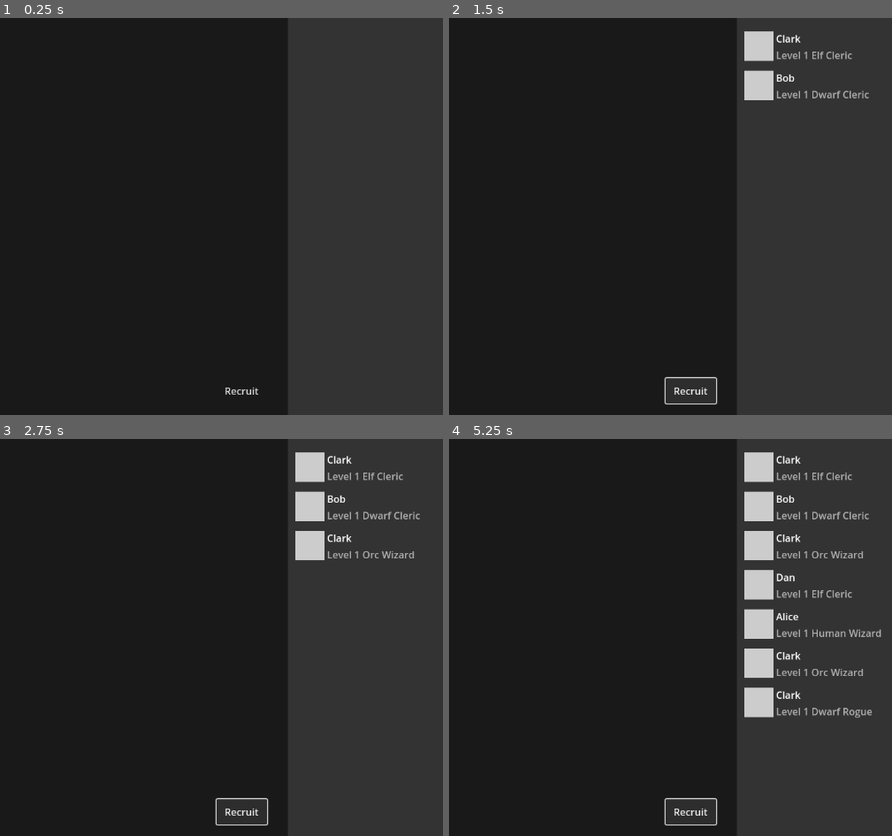
Above: before the commit, frames 1-4 (two rows, left to right).
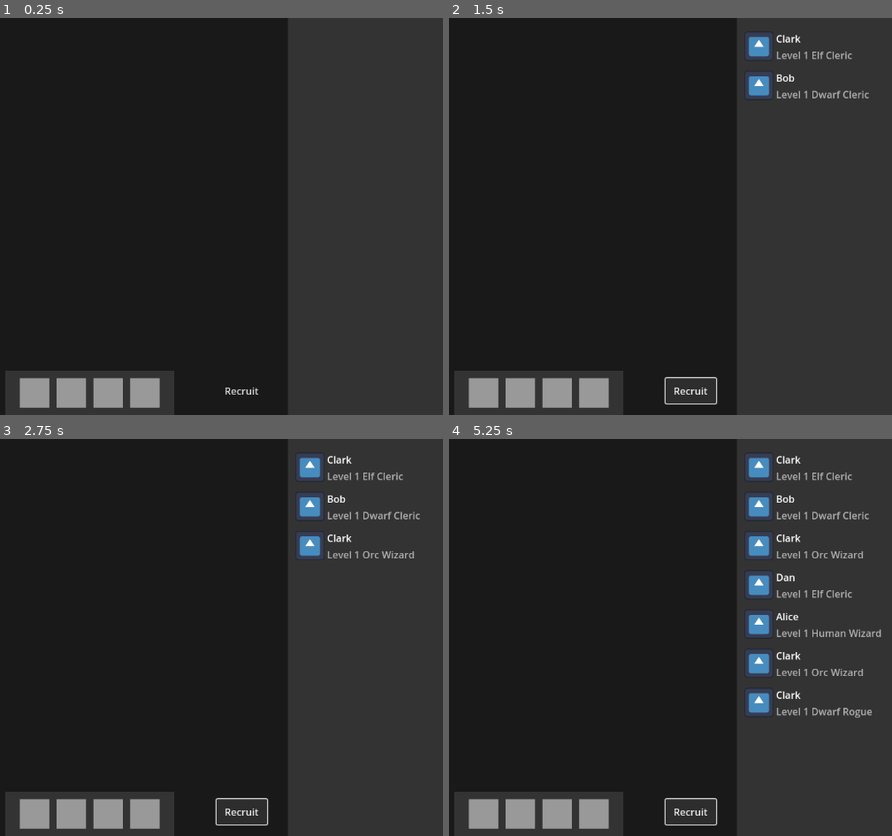
Above: after the commit, the same moments.

Repository: lfs48/adventurers-guild
Game: Godot game, scene res://scenes/main.tscn
Two runs of this game, one before a commit and one after it. Both use one fixed random seed, a clock stepped at 60 frames per second and the inputs below. The engine's default icon, where the game draws it, is replaced by a stand-in: a white triangle on a blue panel in a dark square.
Inputs:
- Up to frame 1 (0.25 s): no input
- Up to frame 2 (1.5 s): click "Recruit" at 0.5 s; click "Recruit" at 1.25 s
- Up to frame 3 (2.75 s): click "Recruit" at 2 s
- Up to frame 4 (5.25 s): tap Enter at 2.75, 4.25 s; tap Space at 3.5, 5 s

The runs differ from the first frame. In frame 1, 4.2% of the frame differs, in the area x 1-40%, y 88-100%; in frame 2, 5.2%; in frame 3, 5.7%; in frame 4, 7.7%, in the area x 1-74%, y 3-100%.

Commit message:
feat: implement dragging-and-dropping adventurers from roster to embark slots

Diff:
--- /dev/null
+++ b/scenes/embark_adv_slot.tscn
@@ -0,0 +1,21 @@
+[gd_scene load_steps=3 format=3 uid="uid://csu5kxgn0bp1a"]
+
+[ext_resource type="Script" path="res://scripts/embark_adv_slot.gd" id="1_dav26"]
+
+[sub_resource type="StyleBoxFlat" id="StyleBoxFlat_jmtk6"]
+
+[node name="EmbarkAdvSlot" type="TextureRect"]
+custom_minimum_size = Vector2(48, 48)
+expand_mode = 1
+script = ExtResource("1_dav26")
+
+[node name="Panel" type="Panel" parent="."]
+show_behind_parent = true
+layout_mode = 1
+anchors_preset = 15
+anchor_right = 1.0
+anchor_bottom = 1.0
+grow_horizontal = 2
+grow_vertical = 2
+mouse_filter = 1
+theme_override_styles/panel = SubResource("StyleBoxFlat_jmtk6")
--- a/scenes/main.tscn
+++ b/scenes/main.tscn
@@ -1,9 +1,14 @@
-[gd_scene load_steps=4 format=3 uid="uid://db2u702i46ga5"]
+[gd_scene load_steps=7 format=3 uid="uid://db2u702i46ga5"]
 
 [ext_resource type="Script" path="res://scripts/roster_rows_container.gd" id="1_yd368"]
 [ext_resource type="Script" path="res://scripts/adventurer_manager.gd" id="2_r1xka"]
+[ext_resource type="PackedScene" uid="uid://csu5kxgn0bp1a" path="res://scenes/embark_adv_slot.tscn" id="2_vqvbt"]
+[ext_resource type="PackedScene" uid="uid://c7bguwmg8m85" path="res://scenes/dungeon.tscn" id="4_jtvbv"]
 
 [sub_resource type="StyleBoxFlat" id="StyleBoxFlat_a13an"]
+bg_color = Color(0.2, 0.2, 0.2, 1)
+
+[sub_resource type="StyleBoxFlat" id="StyleBoxFlat_00cg3"]
 bg_color = Color(0.2, 0.2, 0.2, 1)
 
 [node name="Game" type="Node"]
@@ -47,6 +52,43 @@
 theme_override_constants/separation = 12
 script = ExtResource("1_yd368")
 
+[node name="EmbarkPanel" type="PanelContainer" parent="UI"]
+anchors_preset = 7
+anchor_left = 0.5
+anchor_top = 1.0
+anchor_right = 0.5
+anchor_bottom = 1.0
+offset_left = -138.0
+offset_top = -72.0
+offset_right = 138.0
+grow_horizontal = 2
+grow_vertical = 0
+theme_override_styles/panel = SubResource("StyleBoxFlat_00cg3")
+
+[node name="MarginContainer" type="MarginContainer" parent="UI/EmbarkPanel"]
+layout_mode = 2
+theme_override_constants/margin_left = 24
+theme_override_constants/margin_top = 12
+theme_override_constants/margin_right = 24
+theme_override_constants/margin_bottom = 12
+
+[node name="HBoxContainer" type="HBoxContainer" parent="UI/EmbarkPanel/MarginContainer"]
+layout_mode = 2
+size_flags_horizontal = 4
+theme_override_constants/separation = 12
+
+[node name="EmbarkAdvSlot" parent="UI/EmbarkPanel/MarginContainer/HBoxContainer" instance=ExtResource("2_vqvbt")]
+layout_mode = 2
+
+[node name="EmbarkAdvSlot2" parent="UI/EmbarkPanel/MarginContainer/HBoxContainer" instance=ExtResource("2_vqvbt")]
+layout_mode = 2
+
+[node name="EmbarkAdvSlot3" parent="UI/EmbarkPanel/MarginContainer/HBoxContainer" instance=ExtResource("2_vqvbt")]
+layout_mode = 2
+
+[node name="EmbarkAdvSlot4" parent="UI/EmbarkPanel/MarginContainer/HBoxContainer" instance=ExtResource("2_vqvbt")]
+layout_mode = 2
+
 [node name="ColorRect" type="ColorRect" parent="."]
 anchors_preset = 15
 anchor_right = 1.0
@@ -58,4 +100,12 @@
 [node name="AdventurerManager" type="Node" parent="."]
 script = ExtResource("2_r1xka")
 
+[node name="Dungeon" parent="." instance=ExtResource("4_jtvbv")]
+
+[node name="EmbarkAdvSlot" parent="." instance=ExtResource("2_vqvbt")]
+offset_left = 365.0
+offset_top = 264.0
+offset_right = 413.0
+offset_bottom = 312.0
+
 [connection signal="button_down" from="UI/RecruitButton" to="AdventurerManager" method="_on_recruit_button_button_down"]
--- a/scenes/roster_row.tscn
+++ b/scenes/roster_row.tscn
@@ -1,6 +1,7 @@
-[gd_scene load_steps=2 format=3 uid="uid://sv0u6etk6ej7"]
+[gd_scene load_steps=3 format=3 uid="uid://sv0u6etk6ej7"]
 
 [ext_resource type="Script" path="res://scripts/roster_row.gd" id="1_yo65y"]
+[ext_resource type="Texture2D" uid="uid://oh10cx1dpoi0" path="res://icon.svg" id="2_ymia1"]
 
 [node name="RosterRow" type="MarginContainer"]
 custom_minimum_size = Vector2(0, 32)
@@ -11,11 +12,12 @@
 [node name="HBoxContainer" type="HBoxContainer" parent="."]
 layout_mode = 2
 
-[node name="ColorRect" type="ColorRect" parent="HBoxContainer"]
+[node name="AdventurerIcon" type="TextureRect" parent="HBoxContainer"]
 custom_minimum_size = Vector2(48, 48)
 layout_mode = 2
 size_flags_vertical = 0
-color = Color(0.8, 0.8, 0.8, 1)
+texture = ExtResource("2_ymia1")
+expand_mode = 1
 
 [node name="VBoxContainer" type="VBoxContainer" parent="HBoxContainer"]
 layout_mode = 2
--- a/scripts/adventurer.gd
+++ b/scripts/adventurer.gd
@@ -6,6 +6,7 @@
 @export var adv_class: String
 @export var level: int
 @export var race: String
+@export var icon: Texture2D
 
 var names = ["Alice", "Bob", "Clark", "Dan"]
 var classes = ["Fighter", "Rogue", "Cleric", "Wizard"]
@@ -16,6 +17,7 @@
 	adv_class = classes.pick_random()
 	race = races.pick_random()
 	level = 1
+	icon = load("res://icon.svg")
 
 func recruit_adventurer(name:String) -> void:
 	var adv = {
--- /dev/null
+++ b/scripts/embark_adv_slot.gd
@@ -0,0 +1,10 @@
+class_name EmbarkAdvSlot
+
+extends TextureRect
+
+func _can_drop_data(_pos, data:Variant) -> bool:
+	return data is Adventurer
+
+func _drop_data(_pos, data:Variant) -> void:
+	if data is Adventurer:
+		texture = data.icon
--- a/scripts/roster_row.gd
+++ b/scripts/roster_row.gd
@@ -1,6 +1,15 @@
 extends MarginContainer
 
+var adv:Adventurer
+
 func set_adventurer(adventurer:Adventurer):
-	$HBoxContainer/VBoxContainer/AdventurerName.text = adventurer.adv_name
-	var info = "Level " + str(adventurer.level) + " " + adventurer.race + " " + adventurer.adv_class
+	adv = adventurer
+	set_text()
+
+func set_text() -> void:
+	$HBoxContainer/VBoxContainer/AdventurerName.text = adv.adv_name
+	var info = "Level " + str(adv.level) + " " + adv.race + " " + adv.adv_class
 	$HBoxContainer/VBoxContainer/AdventurerInfo.text = info
+
+func _get_drag_data(at_position: Vector2) -> Variant:
+	return adv
